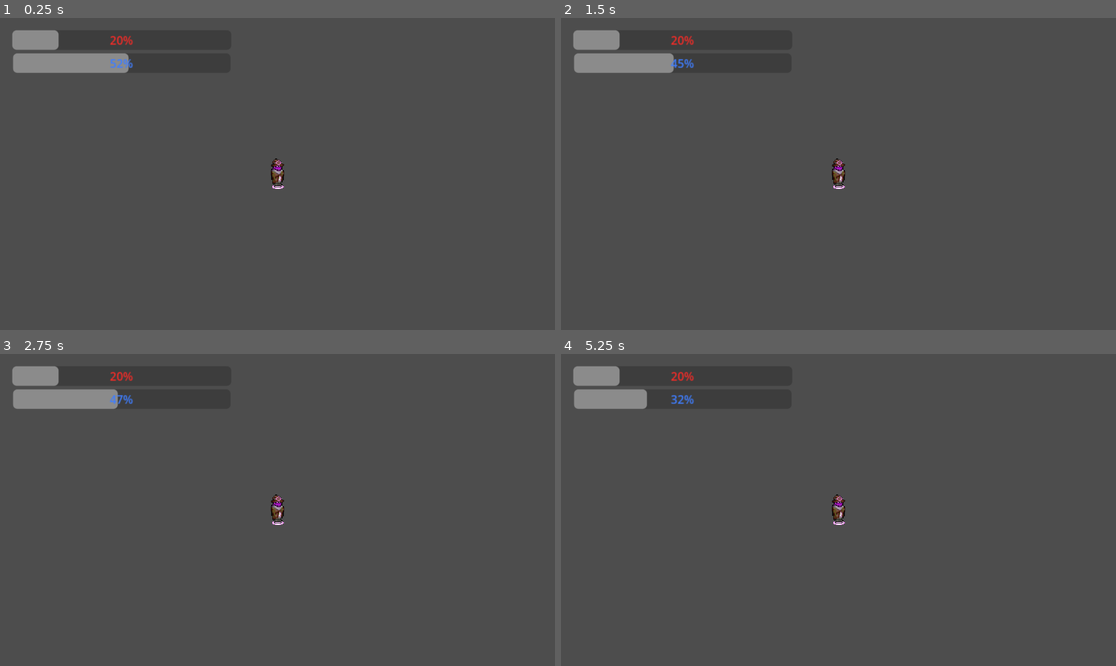
Above: before the commit, frames 1-4 (two rows, left to right).
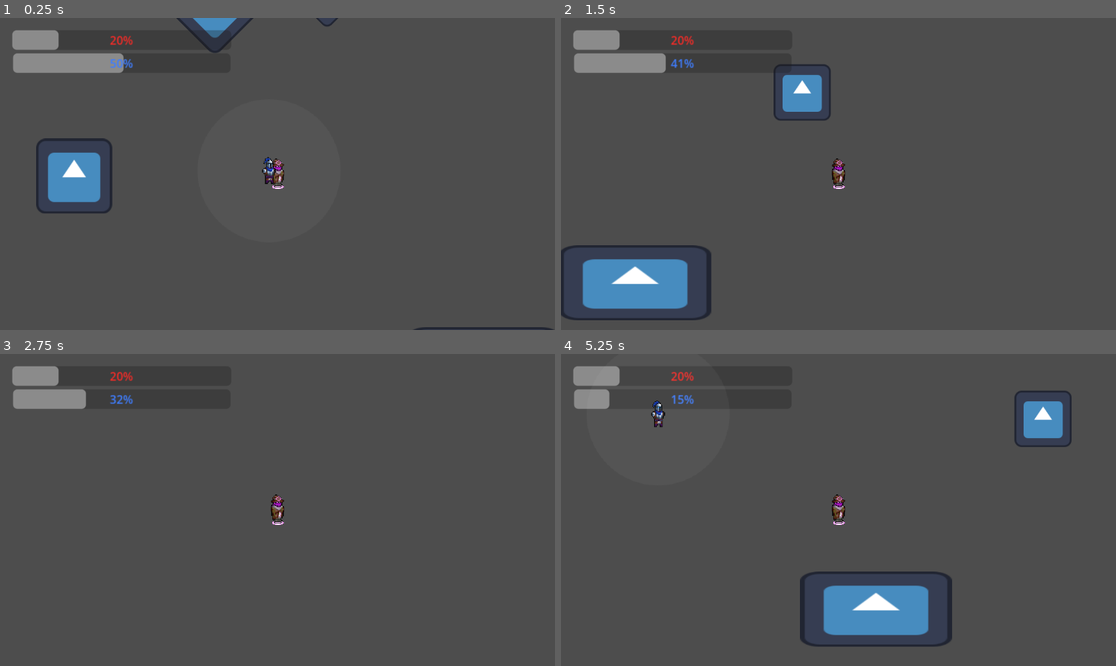
Above: after the commit, the same moments.

Repository: Edison272/freemancer
Game: Godot game, scene res://Scene/kingdom.tscn
The game is run twice, just before and just after one commit, with the same random seed, the same clock (stepped at 60 frames per second) and the same inputs. Before the commit the project starts from res://Player/player.tscn. The engine's default icon, where the game draws it, is replaced by a stand-in: a white triangle on a blue panel in a dark square.
Inputs:
- Up to frame 1 (0.25 s): no input
- Up to frame 2 (1.5 s): hold D (move_right) 0.53-1.28 s; tap Space (cast_spell) at 0.6, 1.35 s; hold S (move_down) from 1.28 s (still down)
- Up to frame 3 (2.75 s): release S (move_down) at 2.03 s; hold D (move_right) from 2.03 s (still down); tap Space (cast_spell) at 2.1 s
- Up to frame 4 (5.25 s): tap Enter at 2.75 s; release D (move_right) at 2.78 s; hold W (move_up) 2.78-3.53 s; tap Space (cast_spell) every 0.75 s from 2.85 to 5.1 s; hold A (move_left) 3.53-5.03 s; hold S (move_down) from 5.03 s (still down)

The runs differ from the first frame. In frame 1, 2.9% of the frame differs, in the area x 6-100%, y 0-100%; in frame 2, 5.0%; in frame 3, 0.4%; in frame 4, 5.5%, in the area x 8-92%, y 11-94%.

Commit message:
Created a moving cop/knight guy who will follow the player to a degree

Diff:
--- /dev/null
+++ b/Cop/cop.gd
@@ -0,0 +1,37 @@
+extends Area2D
+
+var target_pos = Vector2.ZERO
+var target_entity
+var speed = 50
+
+const search_dist = 20
+
+const wander_time = 10
+var curr_time = 0;
+
+# Called when the node enters the scene tree for the first time.
+func _ready() -> void:
+	target_entity = $"../Player"
+	target_pos = get_rand_pos(target_entity.position)
+
+
+# Called every frame. 'delta' is the elapsed time since the previous frame.
+func _process(delta: float) -> void:
+	var velocity = (target_pos-position).normalized() * speed
+
+	# update player position based on velocity
+	if position.distance_to(target_pos) > 1:
+		position += velocity * delta
+
+	# position timer - have the entity wander to a diff position every 5 seconds
+	curr_time += delta
+	if(curr_time >= wander_time):
+		target_pos = get_rand_pos(target_entity.position)
+		curr_time = 0;
+
+# function to get a random position within the range
+func get_rand_pos(base_pos: Vector2) -> Vector2:
+	var random_angle = randf_range(0.0, TAU) # TAU is 2 * PI
+	var random_radius = randf_range(0.0, search_dist)
+	print(base_pos + Vector2(cos(random_angle), sin(random_angle)) * random_radius)
+	return base_pos + Vector2(cos(random_angle), sin(random_angle)) * random_radius
--- /dev/null
+++ b/Cop/cop.tscn
@@ -0,0 +1,31 @@
+[gd_scene load_steps=6 format=3 uid="uid://biochcbwnh7t7"]
+
+[ext_resource type="Texture2D" uid="uid://cyfrjlaj651ec" path="res://Sprites/Vanguard Summons.png" id="1_kxvtk"]
+[ext_resource type="Script" uid="uid://csen2mas3ul3x" path="res://Cop/cop.gd" id="1_qt3mf"]
+[ext_resource type="Texture2D" uid="uid://dh8gp6dr414x8" path="res://Sprites/Circle.png" id="2_i5ewt"]
+
+[sub_resource type="CircleShape2D" id="CircleShape2D_kxvtk"]
+
+[sub_resource type="CircleShape2D" id="CircleShape2D_i5ewt"]
+
+[node name="Cop" type="Area2D"]
+script = ExtResource("1_qt3mf")
+metadata/_edit_group_ = true
+
+[node name="Sprite2D" type="Sprite2D" parent="."]
+texture_filter = 1
+texture = ExtResource("1_kxvtk")
+
+[node name="PhysicalShape2D" type="CollisionShape2D" parent="."]
+position = Vector2(0, 10)
+shape = SubResource("CircleShape2D_kxvtk")
+
+[node name="Sprite2D2" type="Sprite2D" parent="."]
+modulate = Color(1, 1, 1, 0.039215688)
+texture_filter = 1
+scale = Vector2(0.78, 0.78)
+texture = ExtResource("2_i5ewt")
+
+[node name="DetectionShape2D" type="CollisionShape2D" parent="."]
+scale = Vector2(10, 10)
+shape = SubResource("CircleShape2D_i5ewt")
--- a/Player/player.gd
+++ b/Player/player.gd
@@ -1,13 +1,17 @@
 extends Area2D
 
-const MAX_MANA = 10
-var mana = 5
+# player stats
+
+const MAX_MANA = 100
+var mana = MAX_MANA / 2
+
+var spell_state = false
 
 const MAX_SUS = 5
 var sus = 1
 
-# player stats
-@export var speed = 400
+const BASE_SPEED = 400
+var speed = BASE_SPEED
 
 # Called when the node enters the scene tree for the first time.
 func _ready() -> void:
@@ -47,8 +51,16 @@
 	position += velocity * delta
 	# position = position.clamp(Vector2.ZERO)
 
-	if (Input.is_action_just_pressed("cast_spell") && mana >= 1):
-		mana -= 1
+	# cast spell
+	if (Input.is_action_just_pressed("cast_spell")):
+		if (spell_state == true):			# if spell is already in use, player can deactivate it free of charge
+			spell_state = false
+			speed = BASE_SPEED
+
+		elif (mana > 10):			# otherwise, if the player has some mana, cast the spell
+			spell_state = true
+			mana -= 10
+			speed = BASE_SPEED * 2
 
 	if (mana < MAX_MANA):
 		mana += delta
--- a/Scene/kingdom.tscn
+++ b/Scene/kingdom.tscn
@@ -1,17 +1,14 @@
 [gd_scene load_steps=4 format=3 uid="uid://c7bacjjn5swko"]
 
 [ext_resource type="PackedScene" uid="uid://7ob5lh5ro8xi" path="res://Player/player.tscn" id="1_6o4hl"]
-[ext_resource type="Texture2D" uid="uid://cyfrjlaj651ec" path="res://Sprites/Vanguard Summons.png" id="2_7y03x"]
-[ext_resource type="PackedScene" uid="uid://bxgjn72tktmvb" path="res://Scene/object.tscn" id="3_7y03x"]
+[ext_resource type="PackedScene" uid="uid://biochcbwnh7t7" path="res://Cop/cop.tscn" id="2_7y03x"]
+[ext_resource type="PackedScene" path="res://Scene/object.tscn" id="3_7y03x"]
 
 [node name="map" type="Node2D"]
 
 [node name="Player" parent="." instance=ExtResource("1_6o4hl")]
 
-[node name="Area2D" type="Area2D" parent="."]
-
-[node name="Sprite2D" type="Sprite2D" parent="Area2D"]
-texture = ExtResource("2_7y03x")
+[node name="Area2D" parent="." instance=ExtResource("2_7y03x")]
 
 [node name="Objects" type="Node" parent="."]
 
--- a/project.godot
+++ b/project.godot
@@ -11,7 +11,7 @@
 [application]
 
 config/name="Freelancer"
-run/main_scene="uid://7ob5lh5ro8xi"
+run/main_scene="uid://c7bacjjn5swko"
 config/features=PackedStringArray("4.5", "Forward Plus")
 config/icon="res://icon.svg"
 
Not shown, added: Cop/cop.gd.uid
Binary file added: Sprites/Circle.png
Not shown, added: Sprites/Circle.png.import
